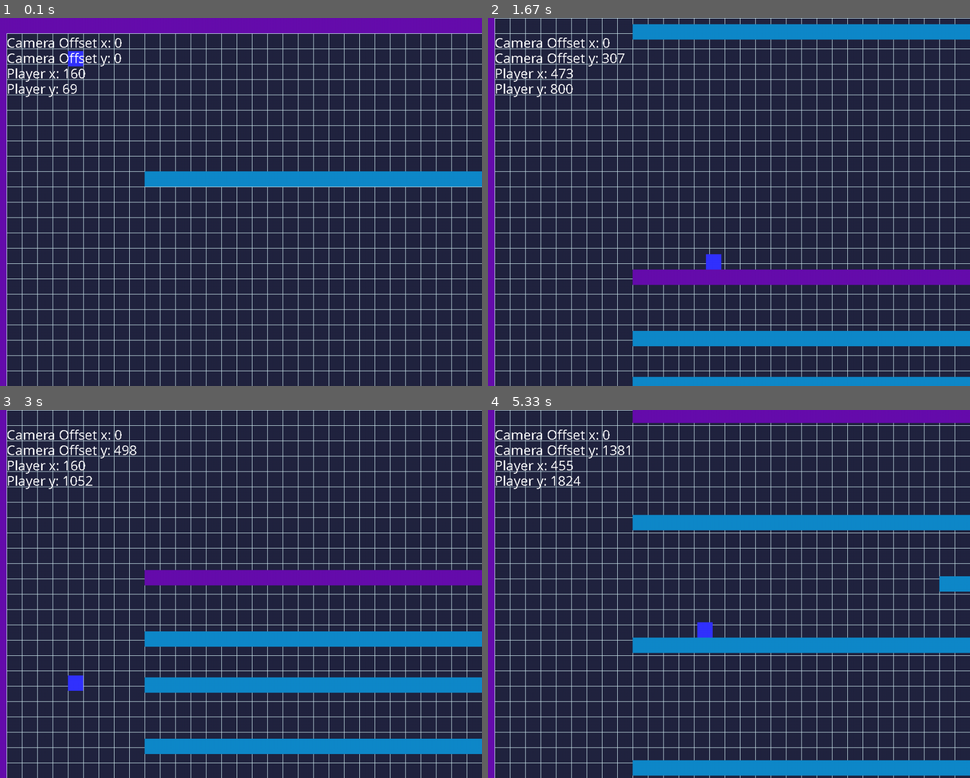
Above: before the commit, frames 1-4 (two rows, left to right).
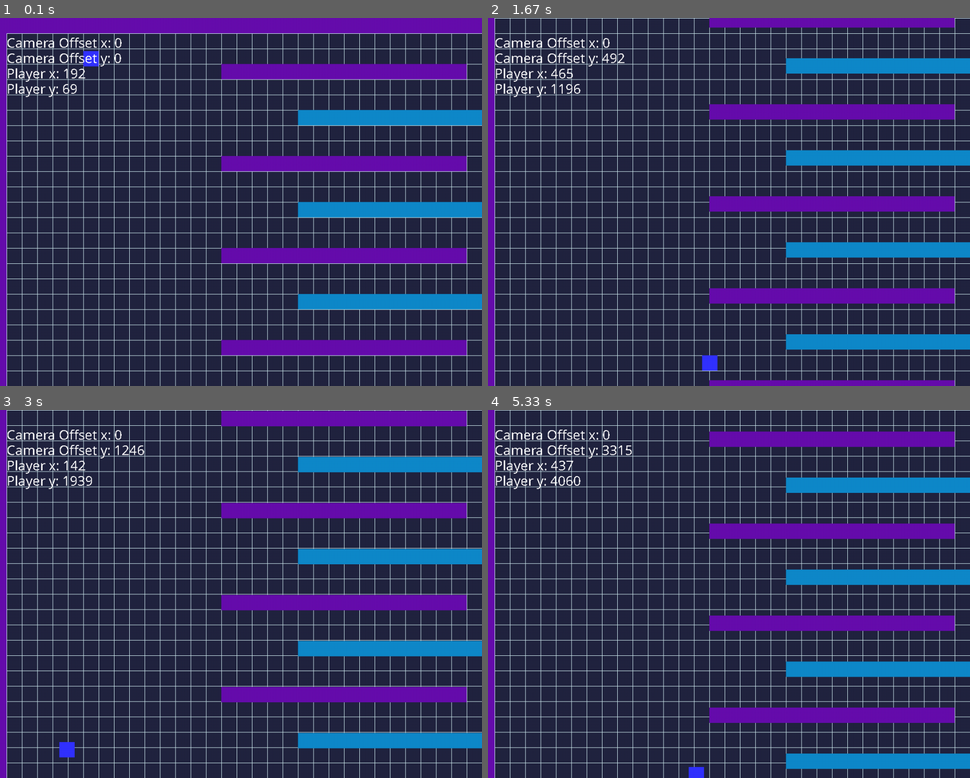
Above: after the commit, the same moments.

Repository: ArthurC13/A-Level-Project-Arthur-Chen
Game: pygame game, started from A level Project.py
Two runs of this game, one before a commit and one after it. Both use one fixed random seed, a clock stepped at 60 frames per second and the inputs below.
Inputs:
- Up to frame 1 (0.1 s): no input
- Up to frame 2 (1.67 s): hold Right 0.33-0.8 s; hold Right 1.17-1.63 s
- Up to frame 3 (3 s): hold Left 1.67-2.2 s; hold Left 2.23-2.63 s; hold Up from 2.67 s (still down)
- Up to frame 4 (5.33 s): release Up at 3.03 s; hold Right 3.07-3.7 s; hold Left 3.73-4.2 s; hold Right 4.23-4.7 s; hold Right from 5.07 s (still down)

The runs differ from the first frame. In frame 1, 17% of the frame differs, in the area x 14-100%, y 8-92%; in frame 2, 22%; in frame 3, 24%; in frame 4, 24%, in the area x 13-100%, y 0-100%.

Commit message:
cameralag adjustments

Diff:
--- a/A level Project.py
+++ b/A level Project.py
@@ -35,7 +35,7 @@
 FRICTION = -0.15
 GRAVITY = 0.3
 
-CAMERALAG = 30
+CAMERALAG = 25
 
 # -- Sprites Classes
 class Player(pygame.sprite.Sprite):
@@ -181,7 +181,7 @@
 
     def new_game(self):
         self.sprite_group_reset()
-        self.level = 2
+        self.level = 3
         self.load_map(self.level)
         self.camera = Camera(self.map.width, self.map.height)
 
--- /dev/null
+++ b/maps/map3.txt
@@ -0,0 +1,192 @@
+11111111111111111111111111111111111111111111111111
+10000000000000000000000000000000000000000000000001
+100000p0000000000000000000000000000000000000000001
+10000000000000011111111111111110000000000000000001
+10000000000000000000000000000000000000000000000001
+10000000000000000000000000000000000000000000000001
+10000000000000000000222222222222222200000000000001
+10000000000000000000000000000000000000000000000001
+10000000000000000000000000000000000000000000000001
+10000000000000011111111111111110000000000000000001
+10000000000000000000000000000000000000000000000001
+10000000000000000000000000000000000000000000000001
+10000000000000000000222222222222222200000000000001
+10000000000000000000000000000000000000000000000001
+10000000000000000000000000000000000000000000000001
+10000000000000011111111111111110000000000000000001
+10000000000000000000000000000000000000000000000001
+10000000000000000000000000000000000000000000000001
+10000000000000000000222222222222222200000000000001
+10000000000000000000000000000000000000000000000001
+10000000000000000000000000000000000000000000000001
+10000000000000011111111111111110000000000000000001
+10000000000000000000000000000000000000000000000001
+10000000000000000000000000000000000000000000000001
+10000000000000000000222222222222222200000000000001
+10000000000000000000000000000000000000000000000001
+10000000000000000000000000000000000000000000000001
+10000000000000011111111111111110000000000000000001
+10000000000000000000000000000000000000000000000001
+10000000000000000000000000000000000000000000000001
+10000000000000000000222222222222222200000000000001
+10000000000000000000000000000000000000000000000001
+10000000000000000000000000000000000000000000000001
+10000000000000011111111111111110000000000000000001
+10000000000000000000000000000000000000000000000001
+10000000000000000000000000000000000000000000000001
+10000000000000000000222222222222222200000000000001
+10000000000000000000000000000000000000000000000001
+10000000000000000000000000000000000000000000000001
+10000000000000011111111111111110000000000000000001
+10000000000000000000000000000000000000000000000001
+10000000000000000000000000000000000000000000000001
+10000000000000000000222222222222222200000000000001
+10000000000000000000000000000000000000000000000001
+10000000000000000000000000000000000000000000000001
+10000000000000011111111111111110000000000000000001
+10000000000000000000000000000000000000000000000001
+10000000000000000000000000000000000000000000000001
+10000000000000000000222222222222222200000000000001
+10000000000000000000000000000000000000000000000001
+10000000000000000000000000000000000000000000000001
+10000000000000011111111111111110000000000000000001
+10000000000000000000000000000000000000000000000001
+10000000000000000000000000000000000000000000000001
+10000000000000000000222222222222222200000000000001
+10000000000000000000000000000000000000000000000001
+10000000000000000000000000000000000000000000000001
+10000000000000011111111111111110000000000000000001
+10000000000000000000000000000000000000000000000001
+10000000000000000000000000000000000000000000000001
+10000000000000000000222222222222222200000000000001
+10000000000000000000000000000000000000000000000001
+10000000000000000000000000000000000000000000000001
+10000000000000011111111111111110000000000000000001
+10000000000000000000000000000000000000000000000001
+10000000000000000000000000000000000000000000000001
+10000000000000000000222222222222222200000000000001
+10000000000000000000000000000000000000000000000001
+10000000000000000000000000000000000000000000000001
+10000000000000011111111111111110000000000000000001
+10000000000000000000000000000000000000000000000001
+10000000000000000000000000000000000000000000000001
+10000000000000000000222222222222222200000000000001
+10000000000000000000000000000000000000000000000001
+10000000000000000000000000000000000000000000000001
+10000000000000011111111111111110000000000000000001
+10000000000000000000000000000000000000000000000001
+10000000000000000000000000000000000000000000000001
+10000000000000000000222222222222222200000000000001
+10000000000000000000000000000000000000000000000001
+10000000000000000000000000000000000000000000000001
+10000000000000011111111111111110000000000000000001
+10000000000000000000000000000000000000000000000001
+10000000000000000000000000000000000000000000000001
+10000000000000000000222222222222222200000000000001
+10000000000000000000000000000000000000000000000001
+10000000000000000000000000000000000000000000000001
+10000000000000011111111111111110000000000000000001
+10000000000000000000000000000000000000000000000001
+10000000000000000000000000000000000000000000000001
+10000000000000000000222222222222222200000000000001
+10000000000000000000000000000000000000000000000001
+10000000000000000000000000000000000000000000000001
+10000000000000011111111111111110000000000000000001
+10000000000000000000000000000000000000000000000001
+10000000000000000000000000000000000000000000000001
+10000000000000000000222222222222222200000000000001
+10000000000000000000000000000000000000000000000001
+10000000000000000000000000000000000000000000000001
+10000000000000011111111111111110000000000000000001
+10000000000000000000000000000000000000000000000001
+10000000000000000000000000000000000000000000000001
+10000000000000000000222222222222222200000000000001
+10000000000000000000000000000000000000000000000001
+10000000000000000000000000000000000000000000000001
+10000000000000011111111111111110000000000000000001
+10000000000000000000000000000000000000000000000001
+10000000000000000000000000000000000000000000000001
+10000000000000000000222222222222222200000000000001
+10000000000000000000000000000000000000000000000001
+10000000000000000000000000000000000000000000000001
+10000000000000011111111111111110000000000000000001
+10000000000000000000000000000000000000000000000001
+10000000000000000000000000000000000000000000000001
+10000000000000000000222222222222222200000000000001
+10000000000000000000000000000000000000000000000001
+10000000000000000000000000000000000000000000000001
+10000000000000011111111111111110000000000000000001
+10000000000000000000000000000000000000000000000001
+10000000000000000000000000000000000000000000000001
+10000000000000000000222222222222222200000000000001
+10000000000000000000000000000000000000000000000001
+10000000000000000000000000000000000000000000000001
+10000000000000011111111111111110000000000000000001
+10000000000000000000000000000000000000000000000001
+10000000000000000000000000000000000000000000000001
+10000000000000000000222222222222222200000000000001
+10000000000000000000000000000000000000000000000001
+10000000000000000000000000000000000000000000000001
+10000000000000011111111111111110000000000000000001
+10000000000000000000000000000000000000000000000001
+10000000000000000000000000000000000000000000000001
+10000000000000000000222222222222222200000000000001
+10000000000000000000000000000000000000000000000001
+10000000000000000000000000000000000000000000000001
+10000000000000011111111111111110000000000000000001
+10000000000000000000000000000000000000000000000001
+10000000000000000000000000000000000000000000000001
+10000000000000000000222222222222222200000000000001
+10000000000000000000000000000000000000000000000001
+10000000000000000000000000000000000000000000000001
+10000000000000011111111111111110000000000000000001
+10000000000000000000000000000000000000000000000001
+10000000000000000000000000000000000000000000000001
+10000000000000000000222222222222222200000000000001
+10000000000000000000000000000000000000000000000001
+10000000000000000000000000000000000000000000000001
+10000000000000011111111111111110000000000000000001
+10000000000000000000000000000000000000000000000001
+10000000000000000000000000000000000000000000000001
+10000000000000000000222222222222222200000000000001
+10000000000000000000000000000000000000000000000001
+10000000000000000000000000000000000000000000000001
+10000000000000011111111111111110000000000000000001
+10000000000000000000000000000000000000000000000001
+10000000000000000000000000000000000000000000000001
+10000000000000000000222222222222222200000000000001
+10000000000000000000000000000000000000000000000001
+10000000000000000000000000000000000000000000000001
+10000000000000011111111111111110000000000000000001
+10000000000000000000000000000000000000000000000001
+10000000000000000000000000000000000000000000000001
+10000000000000000000222222222222222200000000000001
+10000000000000000000000000000000000000000000000001
+10000000000000000000000000000000000000000000000001
+10000000000000011111111111111110000000000000000001
+10000000000000000000000000000000000000000000000001
+10000000000000000000000000000000000000000000000001
+10000000000000000000222222222222222200000000000001
+10000000000000000000000000000000000000000000000001
+10000000000000000000000000000000000000000000000001
+10000000000000011111111111111110000000000000000001
+10000000000000000000000000000000000000000000000001
+10000000000000000000000000000000000000000000000001
+10000000000000000000222222222222222200000000000001
+10000000000000000000000000000000000000000000000001
+10000000000000000000000000000000000000000000000001
+10011111111111111000000000000000000000000000000001
+10000000000000000000000000000000000000000000000001
+10000000000000011111111111111110000000000000000001
+10000000000000000000000000000000000000000000000001
+10000000000000000000000000000000000000000000000001
+10000000000000000000222222222222222200000000000001
+10000000000000000000000000000000000000000000000001
+10000000000000000000000000000000000000000000000001
+10000000000000011111111111111110000000000000000001
+10000000000000000000000000000000000000000000000001
+10000000000000000000000000000000000000000000000001
+10000000000000000000222222222222222200000000000001
+10000000000000000000000000000000000000000000000001
+10000000000000000000000000000000000000000000000001
+11111111111111111111111111111111111111111111111111
